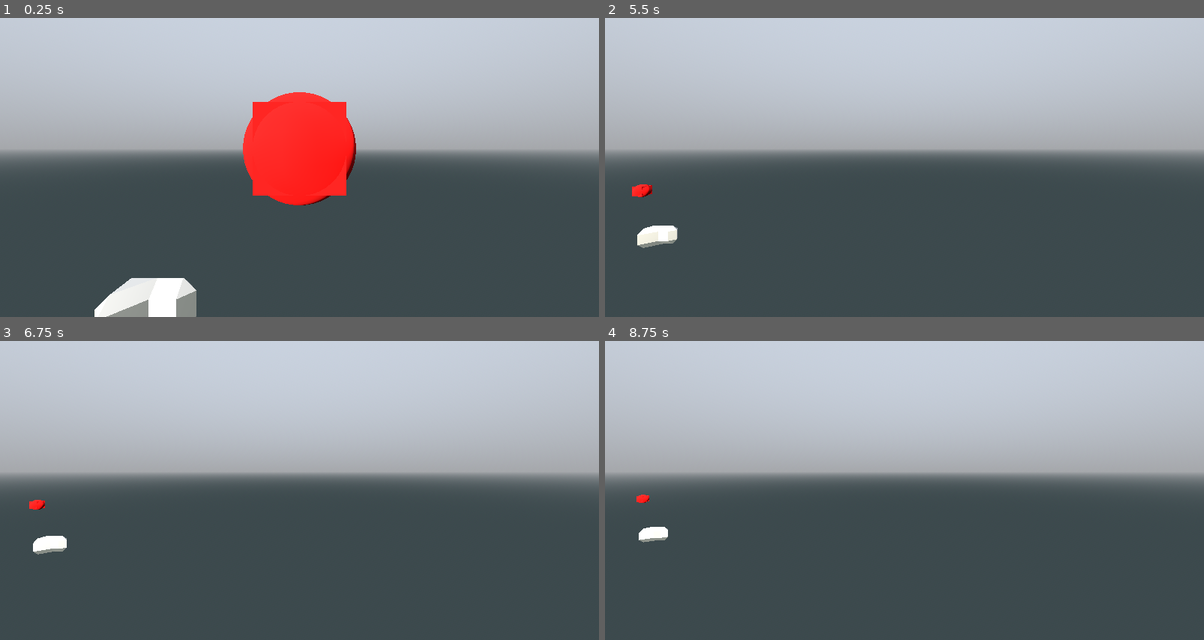
Above: before the commit, frames 1-4 (two rows, left to right).
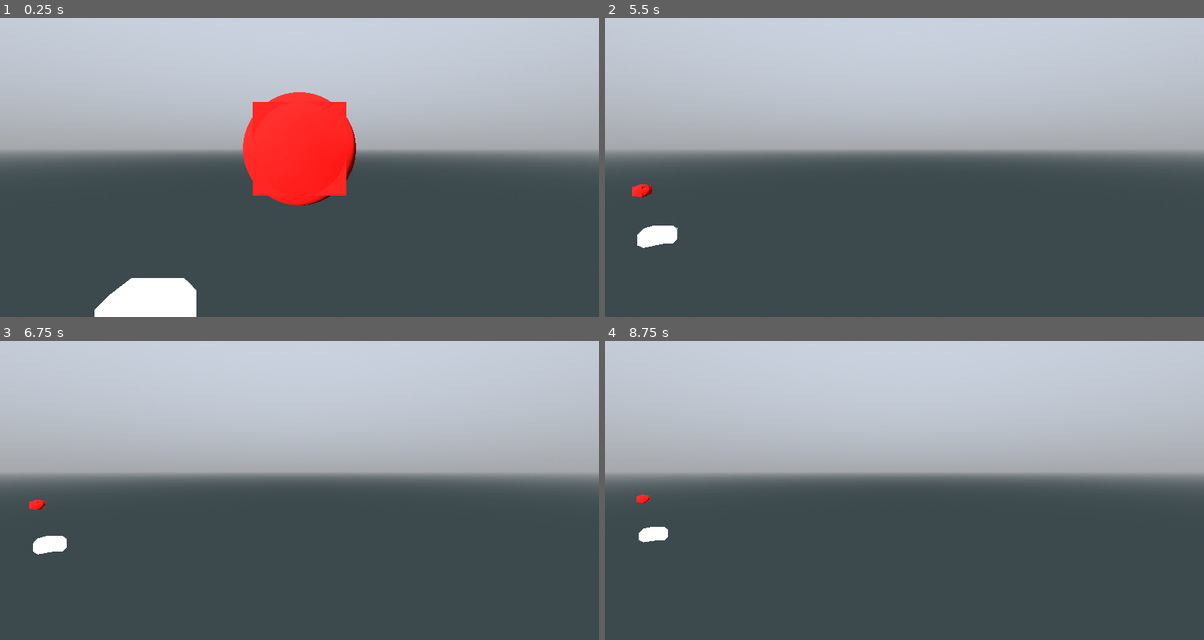
Above: after the commit, the same moments.

Repository: pixerhp/Hatchetflair
Game: Godot game, scene res://topscenes/gameplay_topscene.tscn
Same seed, same stepped clock (60 frames per second), same inputs: the game is played once before the commit and once after it.
Inputs (mouse positions are in pixels of both pictures, inside the frame that each line leads up to):
- Up to frame 1 (0.25 s): no input
- Up to frame 2 (5.5 s): tap Enter at 0.5, 2, 3.5 s; move the mouse to (1036, 131) at 0.52 s; hold D (move_right) 0.53-1.28 s; hold Shift (speed_faster) 0.53-1.28 s; click (1036, 131) at 0.67 s; tap Space (move_jump_up) at 1.25, 2.75, 4.25 s; move the mouse to (784, 164) at 1.27 s; hold S (move_backwards) 1.28-2.03 s; tap Ctrl (speed_slower) at 1.35, 2.85, 4.35 s; move the mouse to (964, 74) at 2.02 s; hold D (move_right) 2.03-2.78 s; hold Shift (speed_faster) 2.03-2.78 s; move the mouse to (874, 215) at 2.77 s; hold W (move_forwards) 2.78-3.53 s; click (874, 215) at 2.92 s; move the mouse to (1084, 200) at 3.52 s; hold Shift (speed_faster) 3.53-4.28 s; hold A (move_left) 3.53-5.03 s; move the mouse to (724, 98) at 4.27 s; move the mouse to (934, 149) at 5.02 s; hold S (move_backwards) from 5.03 s (still down); hold Shift (speed_faster) from 5.03 s (still down); click (934, 149) at 5.17 s
- Up to frame 3 (6.75 s): move the mouse to (209, 388) at 5.77 s; release S (move_backwards) at 5.78 s; release Shift (speed_faster) at 5.78 s; hold D (move_right) 5.78-6.53 s; tap Ctrl (speed_slower) at 5.85 s; move the mouse to (431, 454) at 6.52 s; hold W (move_forwards) from 6.53 s (still down); hold Shift (speed_faster) from 6.53 s (still down)
- Up to frame 4 (8.75 s): move the mouse to (784, 487) at 7.27 s; release W (move_forwards) at 7.28 s; release Shift (speed_faster) at 7.28 s; hold D (move_right) 7.28-8.03 s; tap Ctrl (speed_slower) at 7.35 s; click (784, 487) at 7.42 s; move the mouse to (964, 397) at 8.02 s; hold S (move_backwards) from 8.03 s (still down); hold Shift (speed_faster) from 8.03 s (still down)

The runs differ from the first frame. In frame 1, 0.7% of the frame differs, in the area x 17-33%, y 86-100%; in frame 2, 0.2%; in frame 3, less than 0.1%; in frame 4, less than 0.1%.

Commit message:
Remove outdated rendering materials

Diff:
--- a/assets/render_materials/subs_met_dull.tres
+++ /dev/null
@@ -1,6 +0,0 @@
-[gd_resource type="StandardMaterial3D" format=3 uid="uid://c81ft78wkbr5y"]
-
-[resource]
-vertex_color_use_as_albedo = true
-metallic = 1.0
-roughness = 0.6
--- a/assets/render_materials/subs_met_semi.tres
+++ /dev/null
@@ -1,6 +0,0 @@
-[gd_resource type="StandardMaterial3D" format=3 uid="uid://d2g0outwuab8l"]
-
-[resource]
-vertex_color_use_as_albedo = true
-metallic = 1.0
-roughness = 0.25
--- a/assets/render_materials/subs_met_shiny.tres
+++ /dev/null
@@ -1,6 +0,0 @@
-[gd_resource type="StandardMaterial3D" format=3 uid="uid://b53dpjdhv80f2"]
-
-[resource]
-vertex_color_use_as_albedo = true
-metallic = 1.0
-roughness = 0.05
--- a/assets/render_materials/subs_stan.tres
+++ /dev/null
@@ -1,4 +0,0 @@
-[gd_resource type="StandardMaterial3D" format=3 uid="uid://18hbj2fpi80b"]
-
-[resource]
-vertex_color_use_as_albedo = true
--- a/scripts/tchunks_manager.gd
+++ b/scripts/tchunks_manager.gd
@@ -93,9 +93,9 @@
 			#surf_colors.append(color)
 		#mesh_surface[Mesh.ARRAY_COLOR] = surf_colors
 
-		var test_mat: StandardMaterial3D = load("res://assets/render_materials/subs_met_dull.tres")
-		#test_mat.albedo_color = Color.WHITE
-		#test_mat.vertex_color_use_as_albedo = true
+		var test_mat: StandardMaterial3D = StandardMaterial3D.new() #load("res://assets/render_materials/subs_met_dull.tres")
+		test_mat.albedo_color = Color.WHITE
+		test_mat.vertex_color_use_as_albedo = true
 		if surf_verts.size() > 0:
 			array_mesh.add_surface_from_arrays(
 				Mesh.PRIMITIVE_TRIANGLES,
